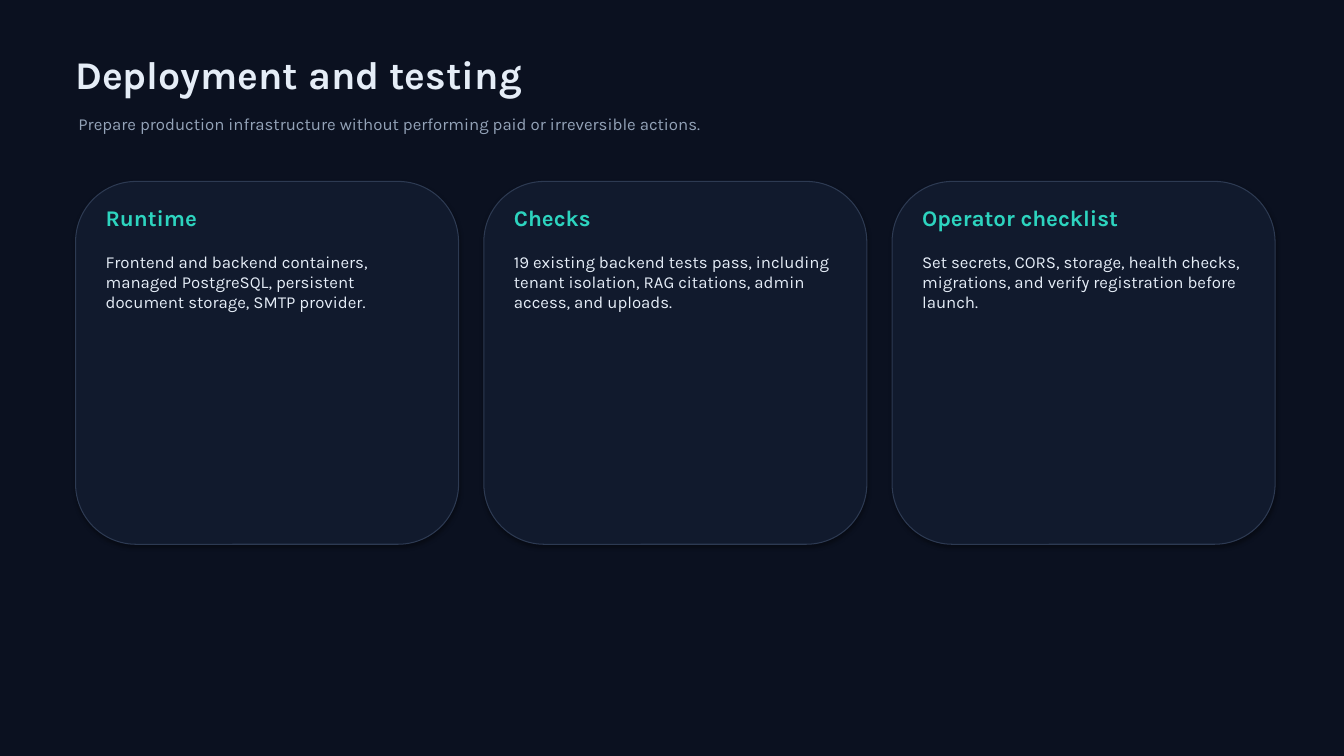
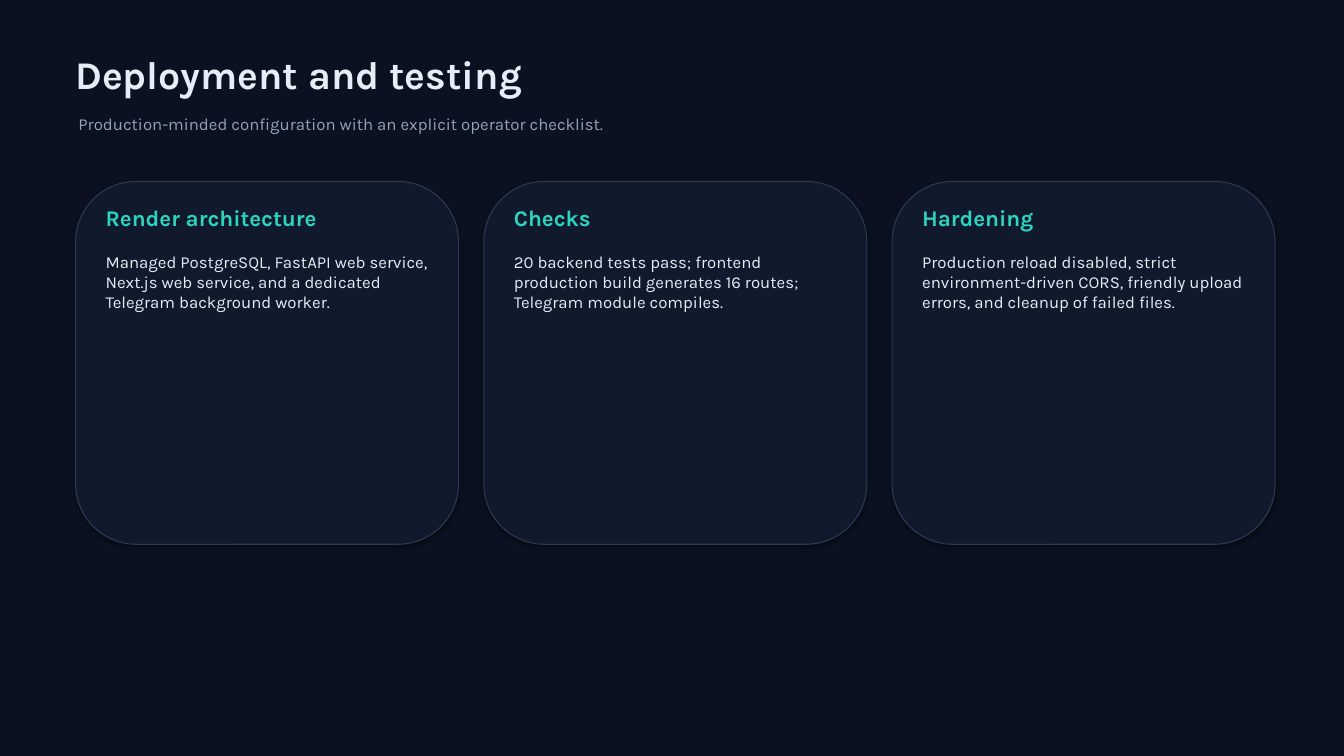
Before and after one commit to aksharganji23/tenantAI, a slide deck: slide 8 of presentation/SaaSsum_AI_Presentation.pptx. Drawn at 1344x756 pixels with LibreOffice and Linux fonts; fonts in the diff are those of the drawing. Boxes give left, top, right and bottom in pixels: in the first picture for what was removed or moved away, otherwise in the second. Text is boxed around its words. In the diff, an @@ line names an element or a change of style, - is before the commit and + after.

```diff
--- a/presentation/SaaSsum_AI_Presentation.pptx
+++ b/presentation/SaaSsum_AI_Presentation.pptx
@@ text at [78, 118, 603, 134]: text changed @@
-Prepare production infrastructure without performing paid or irreversible actions.
+Production-minded configuration with an explicit operator checklist.
@@ text at [106, 210, 317, 227]: text changed @@
-Runtime
+Render architecture
@@ text at [922, 210, 1033, 232]: text changed @@
-Operator checklist
+Hardening
@@ text at [106, 256, 428, 312]: text changed @@
-Frontend and backend containers, managed PostgreSQL, persistent document storage, SMTP provider.
+Managed PostgreSQL, FastAPI web service, Next.js web service, and a dedicated Telegram background worker.
@@ text at [514, 256, 799, 312]: text changed @@
-19 existing backend tests pass, including tenant isolation, RAG citations, admin access, and uploads.
+20 backend tests pass; frontend production build generates 16 routes; Telegram module compiles.
@@ text at [922, 256, 1242, 312]: text changed @@
-Set secrets, CORS, storage, health checks, migrations, and verify registration before launch.
+Production reload disabled, strict environment-driven CORS, friendly upload errors, and cleanup of failed files.
```
Also in this commit, not shown: 3 other slides changed, 10 other files.
